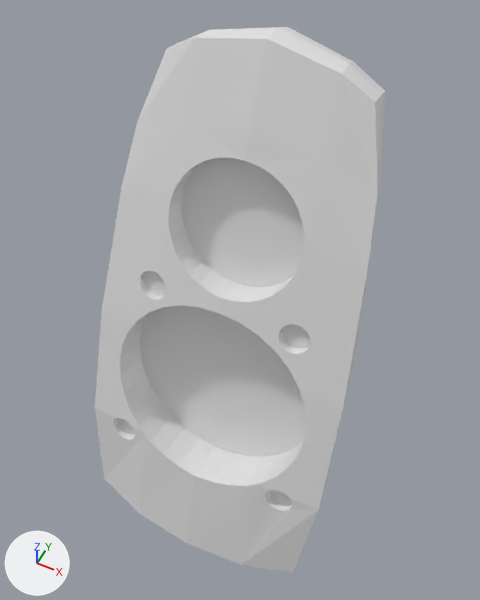
One commit to the Blender file Speaker.blend: the scene before it, then after it.
Camera for both pictures: a 50 mm lens placed at (1.77, -3.57, 4.6), pointed at (-0.04, 0.05, 0.07). The axes (+X, +Y, +Z) are drawn at lower left. The lights are the same throughout.
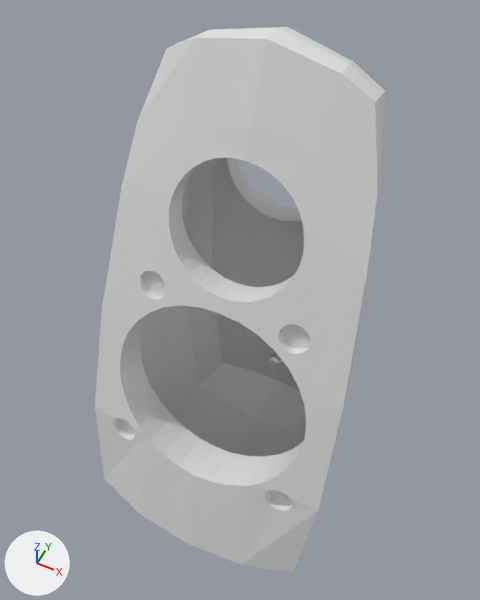
Where the change shows, as pixel boxes [x1, y1, x2, y2] in the pictures (480 x 600 px):
```json
{"object": "Cube", "change": "reshaped, modifiers changed", "before": [95, 27, 386, 572], "after": [95, 27, 386, 572]}
{"part": 1, "of": "me_cube_001", "change": "cut back", "before": [95, 27, 306, 543], "after": [227, 158, 301, 367]}
```

Edits to the scene script, one JSON object a line:
```json
{"block": "me_cube_001", "where": "# used by ob_cube; location = (0.0, 0.0, 0.0)"}
{"op": "remove", "block": "me_cube_001", "code": "me_cube_001.from_pydata(...)  # 659 vertices, 376 faces; spans x -1.23..1.23, y -1.31..1.05, z -2.61..2.41"}
{"op": "add", "block": "me_cube_001", "code": "me_cube_001.from_pydata(...)  # 368 vertices, 196 faces; spans x -0.06..1.23, y -1.31..1.05, z -2.61..2.41"}
{"block": "me_cube_001", "change": "me_cube_001 part 1: 40 vertices moved from x -0.05..0.54, y 0.55..0.83, z -1.88..1.66 to x -0.05..0.54, y 0.65..0.93, z -1.9..1.63; 295 vertices removed from x -1.23..0.0, y -1.26..1.02, z -2.57..2.3; 4 vertices added at x -0.06..0.0, y 0.65..0.93, z -1.87..1.64"}
{"op": "add", "block": "ob_cube", "code": "_m = ob_cube.modifiers.new('Mirror', 'MIRROR')"}
```
